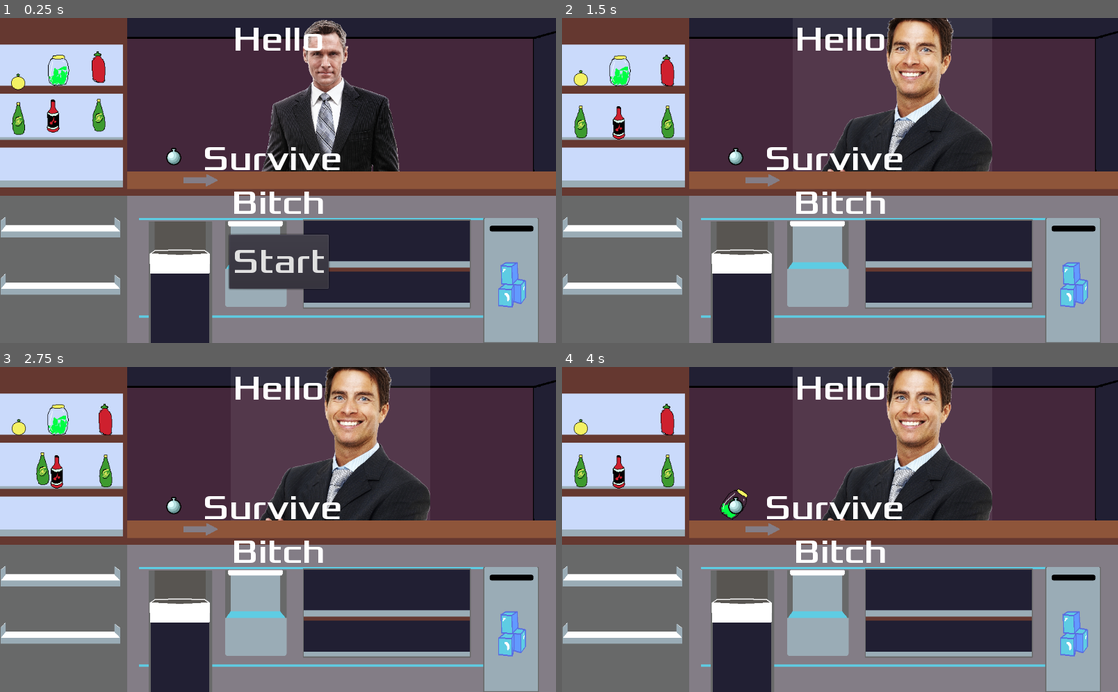
Above: before the commit, frames 1-4 (two rows, left to right).
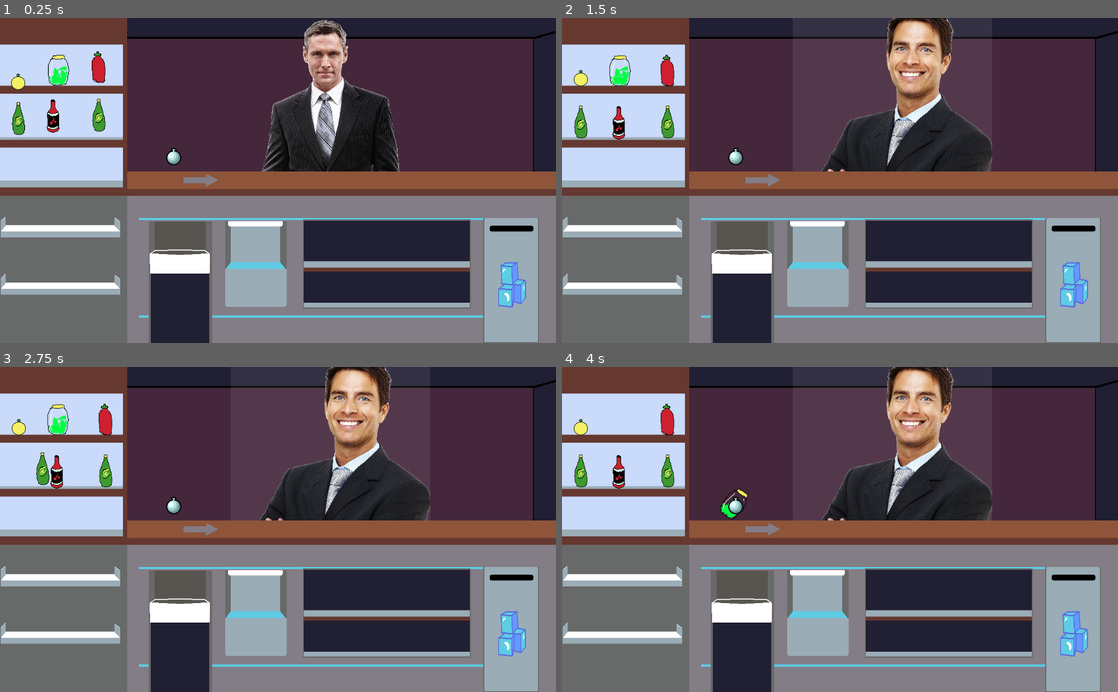
Above: after the commit, the same moments.

Repository: MoonTrain/Chill2022
Game: Godot game, scene res://Node.tscn
The game is run twice, just before and just after one commit, with the same random seed, the same clock (stepped at 60 frames per second) and the same inputs.
Inputs (mouse positions are in pixels of both pictures, inside the frame that each line leads up to):
- Up to frame 1 (0.25 s): no input
- Up to frame 2 (1.5 s): click (840, 261) at 0.5 s, where only the run before the commit has a clickable "Start"; tap Enter at 1.25 s; drag from (890, 92) to (578, 122) at 1.27 s
- Up to frame 3 (2.75 s): tap Space at 2 s; drag from (16, 471) to (328, 441) at 2.02 s
- Up to frame 4 (4 s): move the mouse to (578, 419) at 2.77 s; hold Right (move_right) 2.78-3.5 s; click (578, 419) at 2.85 s; tap Enter at 3.5 s; drag from (617, 419) to (734, 506) at 3.52 s

The runs differ from the first frame. In frame 1, 4.5% of the frame differs, in the area x 36-62%, y 2-84%; in frame 2, 1.6%; in frame 3, 1.6%; in frame 4, 1.6%.

Commit message:
ingredient refill

Diff:
--- a/Alchebar/BarScene.gd
+++ b/Alchebar/BarScene.gd
@@ -36,10 +36,10 @@
 	var iterCt = 0
 	for child in potList:
 		var attrib = [0, 0, 0, 0, 0, 0, 0, 0, 0, 0]
-		var flav1 = int(rand_range(0, 9))
-		var flav2 = int(rand_range(0, 9))
-		var flav3 = int(rand_range(0, 9))
-		var flav4 = int(rand_range(0, 9))
+		var flav1 = 2
+		var flav2 = 2
+		var flav3 = 2
+		var flav4 = 3
 		attrib[flav1]+=1
 		attrib[flav2]+=1
 		attrib[flav3]+=1
--- a/Alchebar/Node.tscn
+++ b/Alchebar/Node.tscn
@@ -8,7 +8,9 @@
 [ext_resource path="res://audio/jazz.mp3" type="AudioStream" id=6]
 [ext_resource path="res://Customer_Ordering.tscn" type="PackedScene" id=7]
 [ext_resource path="res://art/Bar_Scene_BG.png" type="Texture" id=8]
-[ext_resource path="res://HUD.tscn" type="PackedScene" id=9]
+
+[sub_resource type="RectangleShape2D" id=1]
+extents = Vector2( 154.5, 80 )
 
 [node name="BarScene" type="Node"]
 script = ExtResource( 4 )
@@ -100,7 +102,13 @@
 stream = ExtResource( 6 )
 autoplay = true
 
-[node name="HUD" parent="." instance=ExtResource( 9 )]
+[node name="Refill_Area" type="Sprite" parent="."]
+
+[node name="Area2D" type="Area2D" parent="Refill_Area"]
+
+[node name="CollisionShape2D" type="CollisionShape2D" parent="Refill_Area/Area2D"]
+position = Vector2( 711.5, 454 )
+shape = SubResource( 1 )
 
 [connection signal="addDrink" from="RedPot" to="." method="_on_RedPot_addDrink"]
 [connection signal="addDrink" from="RedPot2" to="." method="_on_RedPot2_addDrink"]
--- a/Alchebar/RedPot.gd
+++ b/Alchebar/RedPot.gd
@@ -103,6 +103,9 @@
 
 					play_sound(POUR_SOUNDS)
 
+			if global_position.x > 558 and global_position.y > 374:
+				refill()
+
 func getProperties():
 	return properties
 
@@ -113,3 +116,7 @@
 		bottleSprite.set_texture(halfTex)
 	elif(curVar==2):
 		bottleSprite.set_texture(emptyTex)
+
+func refill():
+	curVar = 0
+	switchTexture()
